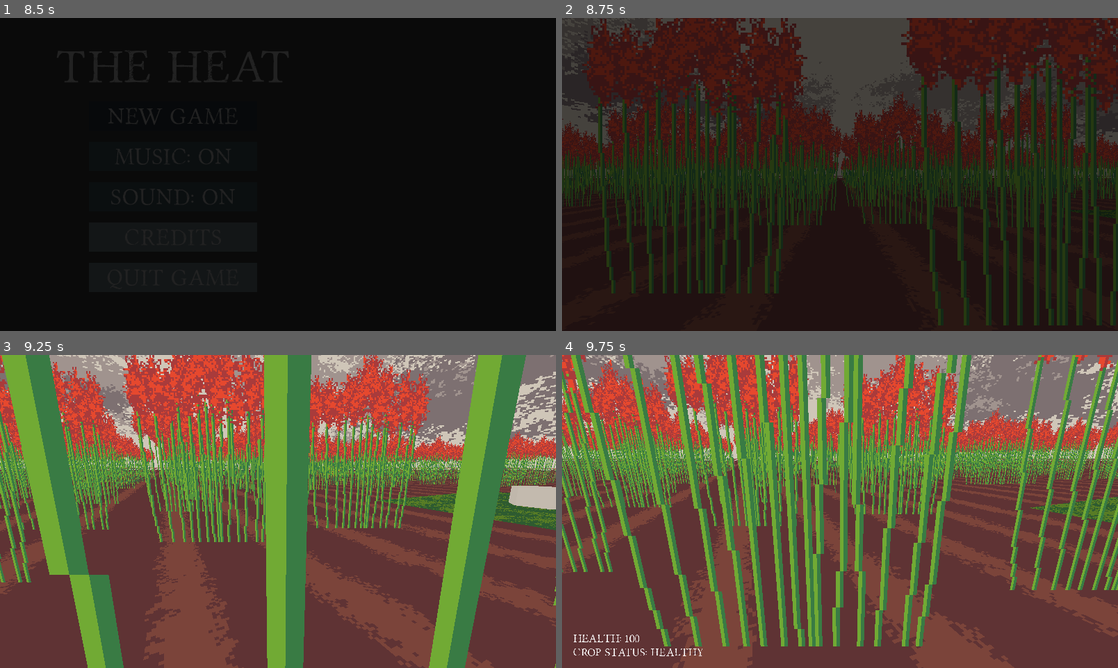
Above: before the commit, frames 1-4 (two rows, left to right).
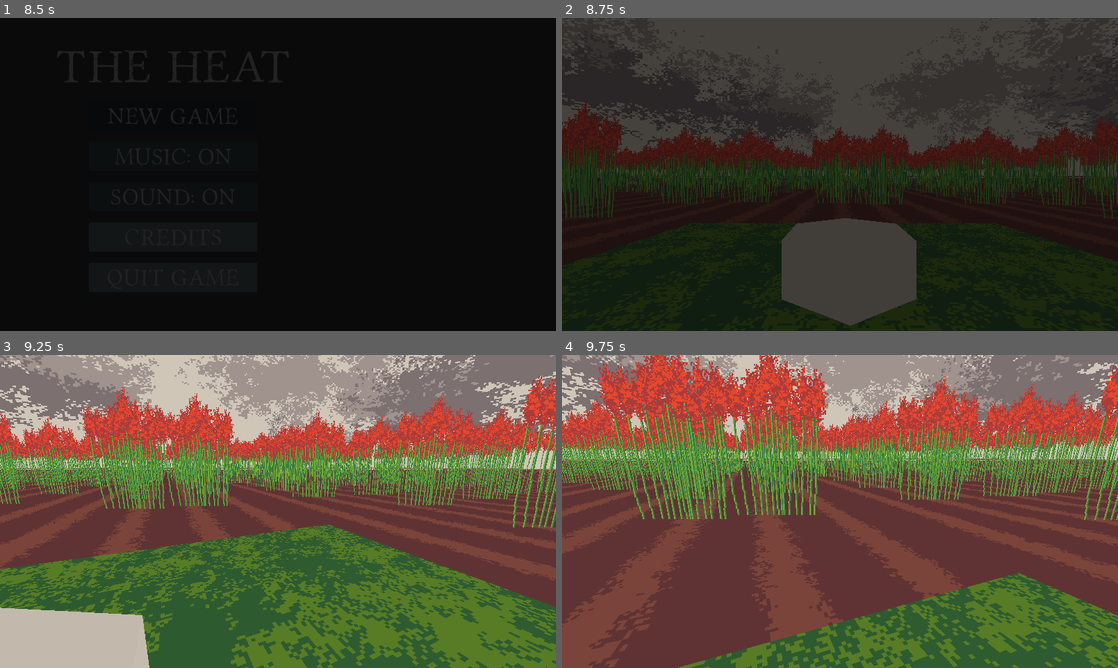
Above: after the commit, the same moments.

Repository: dzejpi/the-heat
Game: Godot game, scene res://scenes/SplashScene.tscn
Same seed, same stepped clock (60 frames per second), same inputs: the game is played once before the commit and once after it.
Inputs (mouse positions are in pixels of both pictures, inside the frame that each line leads up to):
- Up to frame 1 (8.5 s): move the mouse to (400, 158) at 0.52 s; hold D (move_right) 0.53-1.28 s; tap Space (dialog_end) at 0.6, 2.75, 5.75, 7.35 s; move the mouse to (166, 190) at 1.27 s; hold S (move_down) 1.28-2.03 s; click (166, 190) at 1.35 s; tap Enter at 2, 5 s; move the mouse to (333, 105) at 2.02 s; hold D (move_right) 2.03-2.78 s; tap 1 (item_1) at 2.1 s; move the mouse to (250, 237) at 2.77 s; hold W (move_up) 2.78-3.53 s; tap 2 (item_2) at 2.85 s; move the mouse to (444, 221) at 3.52 s; hold A (move_left) 3.53-5.03 s; tap 3 (item_3) at 3.6 s; move the mouse to (111, 127) at 4.27 s; tap 4 (item_4) at 4.35 s; move the mouse to (305, 174) at 5.02 s; hold S (move_down) 5.03-5.78 s; tap Mouse wheel down (item_change_down) at 5.1 s; move the mouse to (194, 96) at 5.77 s; hold D (move_right) 5.78-6.53 s; tap Mouse wheel up (item_change_up) at 5.85 s; move the mouse to (400, 158) at 6.52 s; hold W (move_up) 6.53-7.28 s; hold Shift (move_sprint) 6.53-7.28 s; move the mouse to (166, 190) at 7.27 s; hold D (move_right) 7.28-8 s; click "New Game" at 8 s
- Up to frame 2 (8.75 s): no input
- Up to frame 3 (9.25 s): move the mouse to (289, 505) at 8.77 s; hold W (move_up) from 8.78 s (still down); click (289, 505) at 8.85 s
- Up to frame 4 (9.75 s): move the mouse to (834, 517) at 9.52 s; release W (move_up) at 9.53 s; hold A (move_left) from 9.53 s (still down); tap 1 (item_1) at 9.6 s

Frame 1 is identical in both runs. In frame 2, 43% of the frame differs, in the area x 0-100%, y 0-100%; in frame 3, 83%; in frame 4, 72%.

Commit message:
Moved player to the better starting position.

Diff:
--- a/scenes/GameSceneOne.tscn
+++ b/scenes/GameSceneOne.tscn
@@ -47,6 +47,7 @@
 shape = SubResource( 3 )
 
 [node name="Player" parent="." instance=ExtResource( 4 )]
+transform = Transform( 1, 0, 0, 0, 1, 0, 0, 0, 1, 14.8876, 1, -2.63093 )
 
 [node name="EnvironmentBack" type="Spatial" parent="."]
 transform = Transform( -1, 1.50996e-07, 0, -1.50996e-07, -1, 0, 0, 0, 1, 0, -1, 0 )
